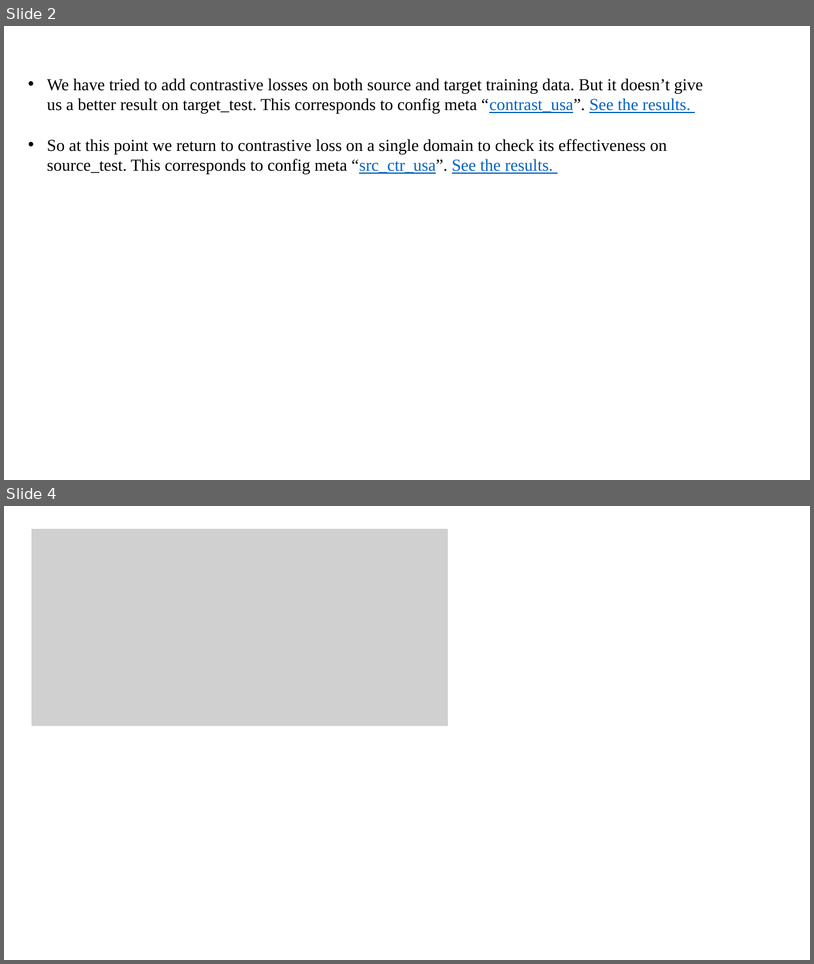
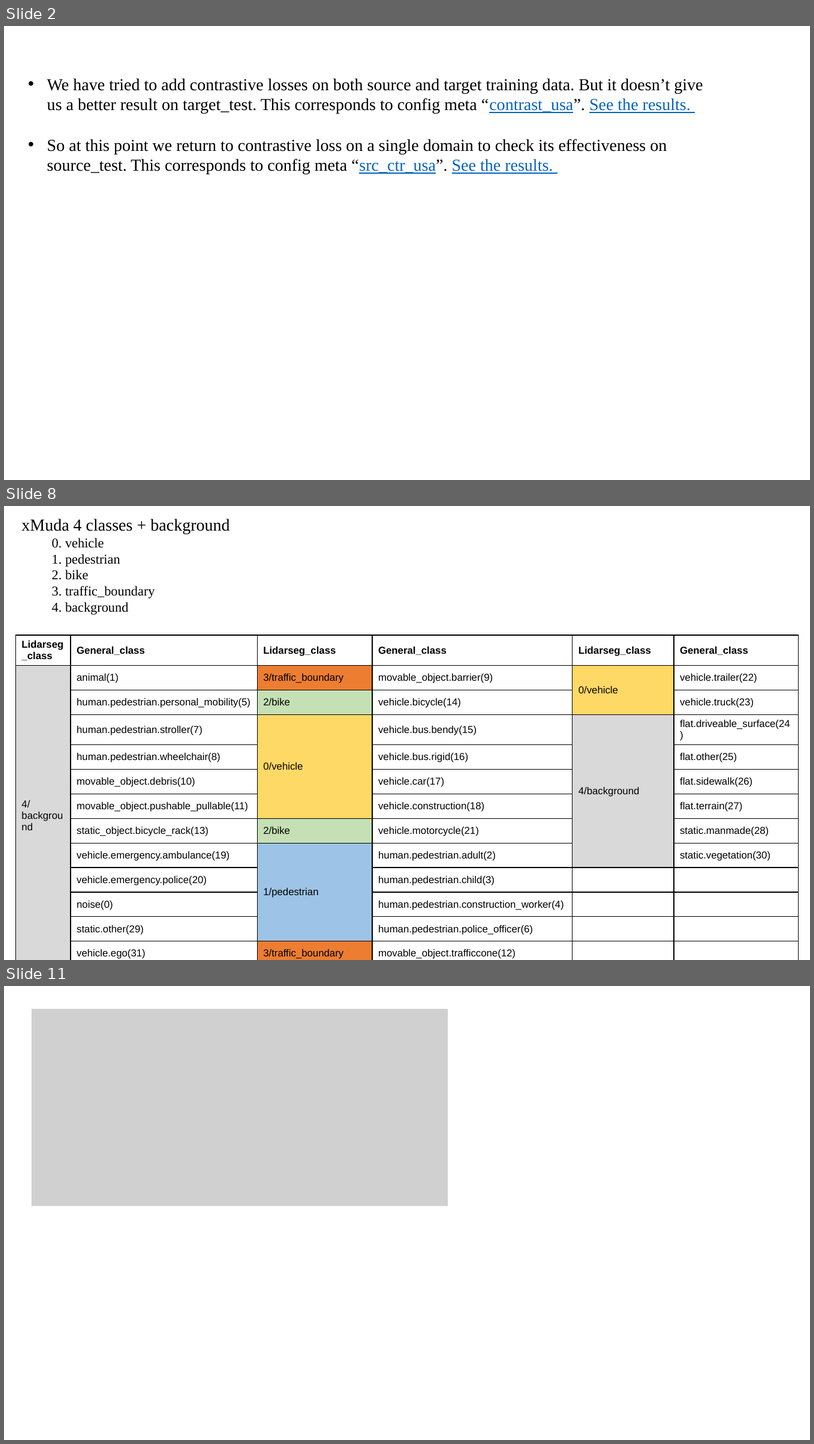
Before and after one commit to XYHC-MMDA/Multi-modal-Multi-task-DA, a slide deck: demo/latest.pptx. Shown one above the other, each under a label of ours: slides 2 and 4 before the commit, slides 2, 8 and 11 after it; the slides between them are not shown. The pictures are 814x964 and 814x1444 pixels, drawn with LibreOffice and Linux fonts; fonts in the diff are those of the drawing; grey boxes stand for pictures. Boxes give left, top, right and bottom in pixels: in the first picture for what was removed or moved away, otherwise in the second. Text is boxed around its words. In the diff, an @@ line names an element or a change of style, - is before the commit and + after.

```diff
--- a/demo/latest.pptx
+++ b/demo/latest.pptx
@@ slide 8 added at <box>4,506,810,960</box>, background #FFFFFF @@
@@ text added at <box>21,519,230,615</box>, 16 pt, text #000000 @@
+xMuda 4 classes + background
+  0. vehicle
+  1. pedestrian
+  2. bike
+  3. traffic_boundary
+  4. background
@@ table added at <box>15,635,799,960</box>, 13 rows, 6 columns @@
+Lidarseg_class | General_class | Lidarseg_class | General_class | Lidarseg_class | General_class
+4/background | animal(1) | 3/traffic_boundary | movable_object.barrier(9) | 0/vehicle | vehicle.trailer(22)
+ | human.pedestrian.personal_mobility(5) | 2/bike | vehicle.bicycle(14) |  | vehicle.truck(23)
+ | human.pedestrian.stroller(7) | 0/vehicle | vehicle.bus.bendy(15) | 4/background | flat.driveable_surface(24)
+ | human.pedestrian.wheelchair(8) |  | vehicle.bus.rigid(16) |  | flat.other(25)
+ | movable_object.debris(10) |  | vehicle.car(17) |  | flat.sidewalk(26)
+ | movable_object.pushable_pullable(11) |  | vehicle.construction(18) |  | flat.terrain(27)
+ | static_object.bicycle_rack(13) | 2/bike | vehicle.motorcycle(21) |  | static.manmade(28)
+ | vehicle.emergency.ambulance(19) | 1/pedestrian | human.pedestrian.adult(2) |  | static.vegetation(30)
+ | vehicle.emergency.police(20) |  | human.pedestrian.child(3) |  | 
+ | noise(0) |  | human.pedestrian.construction_worker(4) |  | 
+ | static.other(29) |  | human.pedestrian.police_officer(6) |  | 
+ | vehicle.ego(31) | 3/traffic_boundary | movable_object.trafficcone(12) |  | 
@@ what was slide 4 is now slide 11 @@
```
Also in this commit, not shown: 2 slides changed, 9 other slides added, 6 other files.
